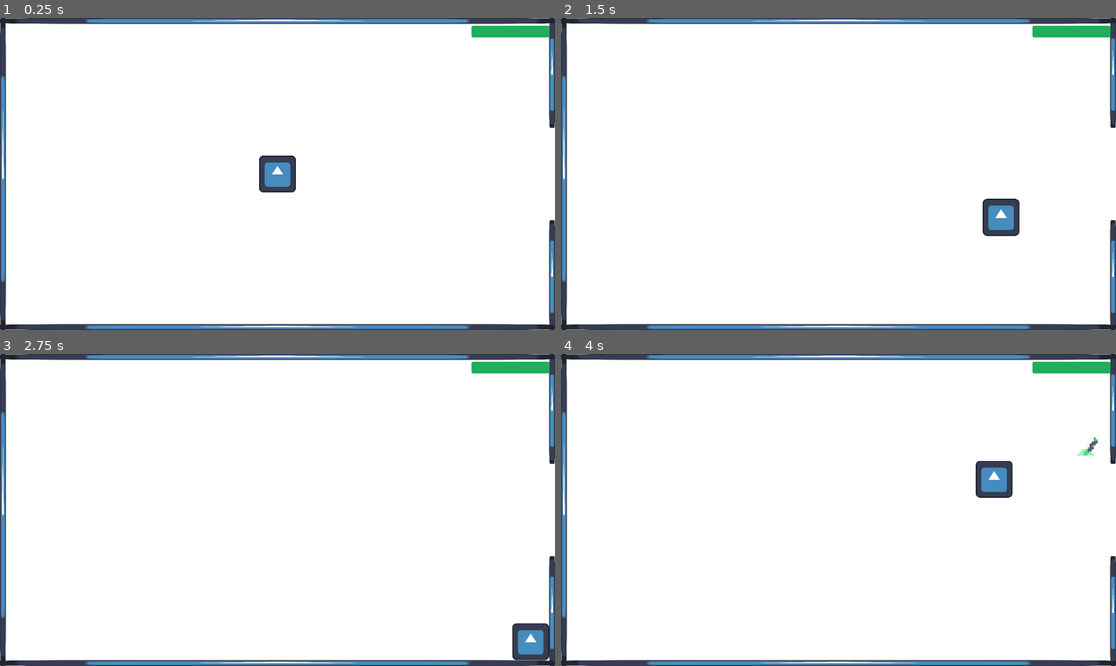
Above: before the commit, frames 1-4 (two rows, left to right).
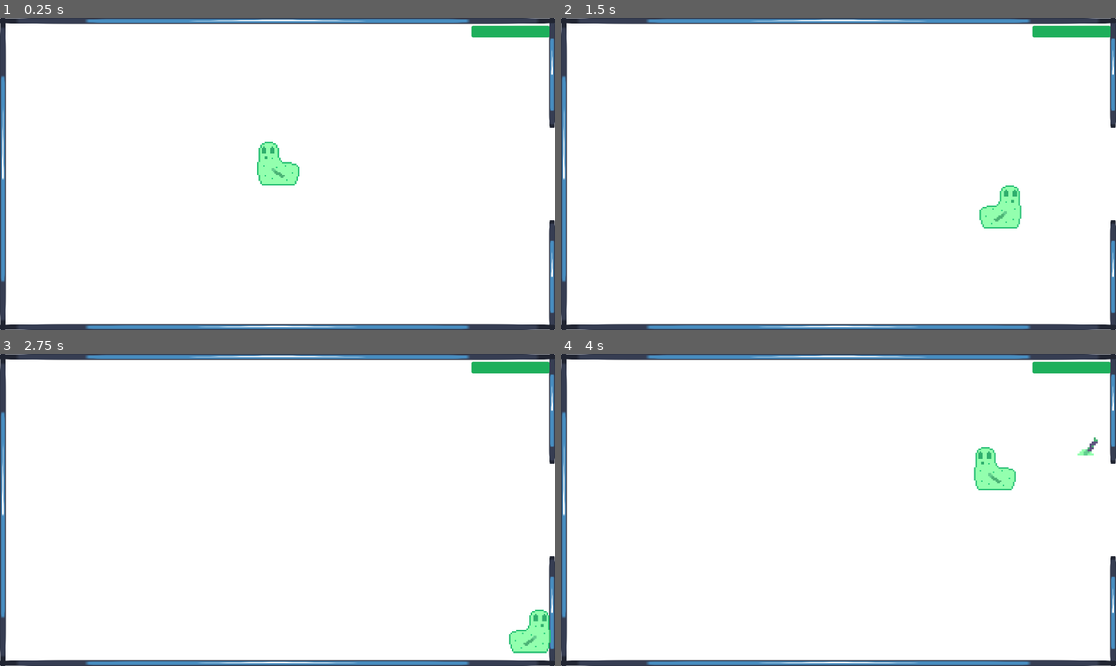
Above: after the commit, the same moments.

Repository: webermael/Informatikprojekt
Game: Godot game, scene res://Game.tscn
The game is run twice, just before and just after one commit, with the same random seed, the same clock (stepped at 60 frames per second) and the same inputs. The engine's default icon, where the game draws it, is replaced by a stand-in: a white triangle on a blue panel in a dark square.
Inputs:
- Up to frame 1 (0.25 s): no input
- Up to frame 2 (1.5 s): tap Enter at 0.5 s; hold Right (ui_right) 0.53-1.28 s; hold Down (ui_down) from 1.28 s (still down)
- Up to frame 3 (2.75 s): release Down (ui_down) at 2.03 s; hold Right (ui_right) from 2.03 s (still down)
- Up to frame 4 (4 s): tap Space at 2.75 s; release Right (ui_right) at 2.78 s; hold Up (ui_up) 2.78-3.53 s; hold Left (ui_left) from 3.53 s (still down)

The runs differ from the first frame. In frame 1, 1.0% of the frame differs, in the area x 46-54%, y 39-56%; in frame 2, 1.0%, in the area x 75-83%, y 53-70%; in frame 3, 1.0%; in frame 4, 1.0%.

Commit message:
Player Sprite implemented

Diff:
--- a/Player/Player.gd
+++ b/Player/Player.gd
@@ -46,6 +46,10 @@
 # Moving the player according to the input direction
 func move():
 	velocity = input_direction * SPEED
+	if velocity[0] < 0:
+		$PlayerSprite.flip_h = false
+	elif velocity[0] > 0:
+		$PlayerSprite.flip_h = true
 	move_and_slide()
 
 
--- a/Player/Player.tscn
+++ b/Player/Player.tscn
@@ -1,8 +1,8 @@
 [gd_scene load_steps=7 format=3 uid="uid://yja5fgu07w0"]
 
 [ext_resource type="Script" path="res://Player/Player.gd" id="1_kl8id"]
-[ext_resource type="Texture2D" uid="uid://b6djpocinrc2f" path="res://icon.svg" id="2_205pd"]
 [ext_resource type="PackedScene" uid="uid://bfhg3wvtl1jcy" path="res://Player/weapons/Stab/Stab.tscn" id="2_gs0qt"]
+[ext_resource type="Texture2D" uid="uid://dlkimvmlr16ey" path="res://Player/Slime full.png" id="3_cwi6v"]
 
 [sub_resource type="CircleShape2D" id="CircleShape2D_wgqdj"]
 radius = 64.0
@@ -46,7 +46,9 @@
 shape = SubResource("CircleShape2D_wgqdj")
 
 [node name="PlayerSprite" type="Sprite2D" parent="."]
-texture = ExtResource("2_205pd")
+position = Vector2(0, -41)
+scale = Vector2(0.5, 0.5)
+texture = ExtResource("3_cwi6v")
 
 [node name="Hitbox" type="Area2D" parent="."]
 
Binary file added: Player/Slime full.png
Not shown, added: Player/Slime full.png.import
